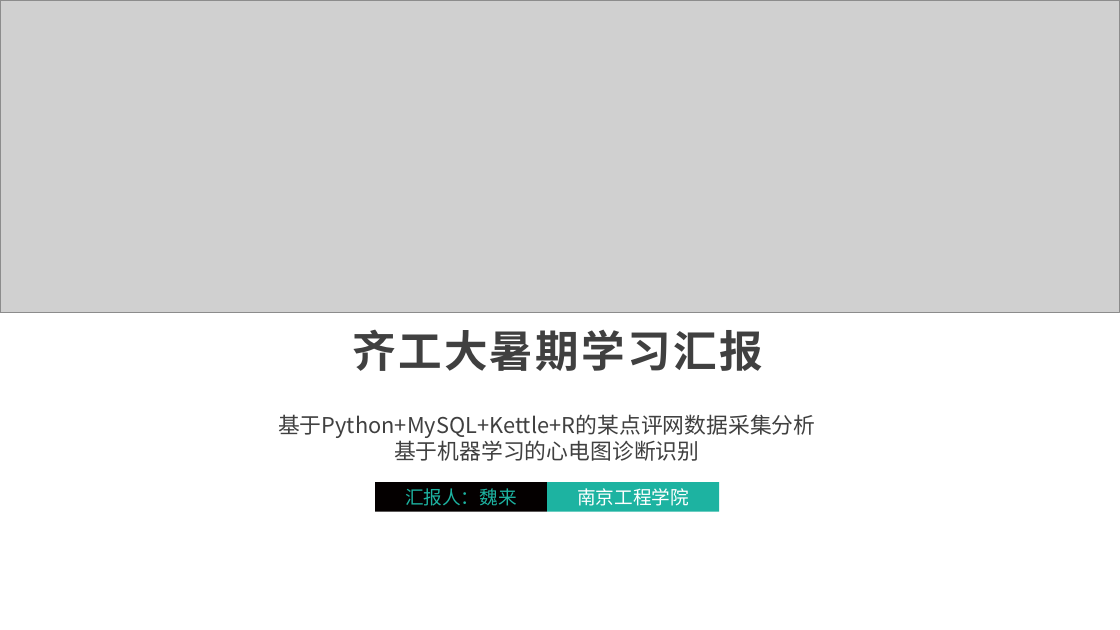
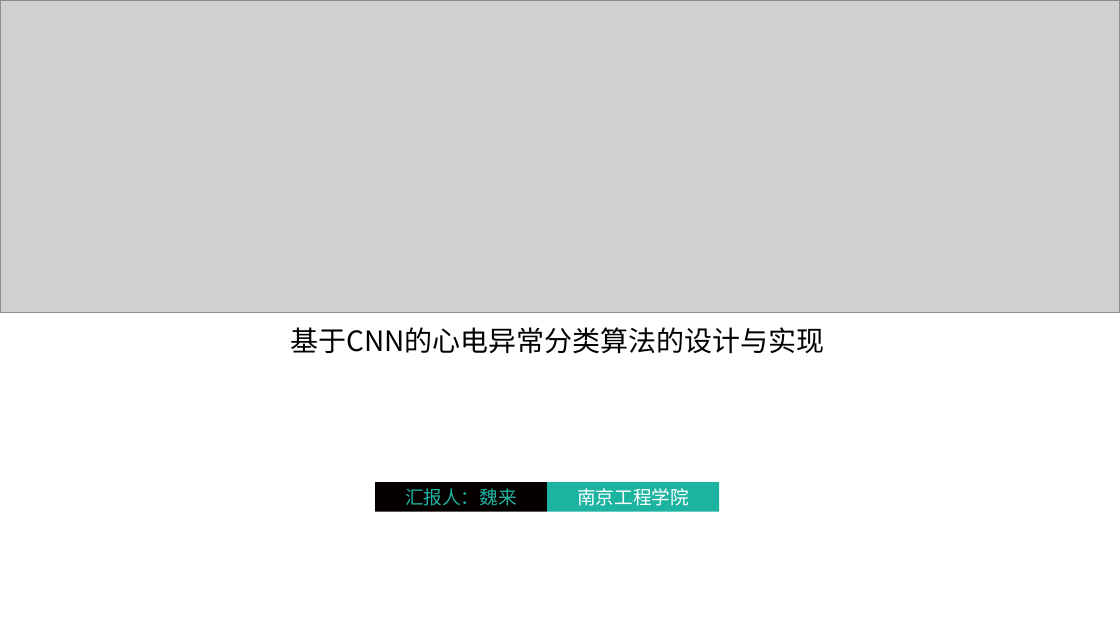
Before and after one commit to This-weiyuqing/ECGTest, a slide deck: slide 1 of 齐工大暑期班汇报-ECG-ML.pptx. Drawn at 1120x630 pixels with LibreOffice and Linux fonts; fonts in the diff are those of the drawing; grey boxes stand for pictures. Boxes give left, top, right and bottom in pixels: in the first picture for what was removed or moved away, otherwise in the second. Text is boxed around its words. In the diff, an @@ line names an element or a change of style, - is before the commit and + after.

```diff
--- a/齐工大暑期班汇报-ECG-ML.pptx
+++ b/齐工大暑期班汇报-ECG-ML.pptx
@@ text at <box>291,327,825,354</box>: text changed; size 28 to 18 pt; text colour #404040 to #000000; bold off @@
-齐工大暑期学习汇报
+基于CNN的心电异常分类算法的设计与实现
@@ text removed at <box>278,414,815,461</box> @@
-基于Python+MySQL+Kettle+R的某点评网数据采集分析
-基于机器学习的心电图诊断识别
```
